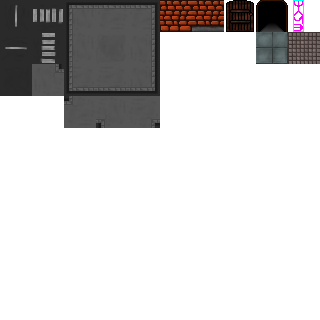
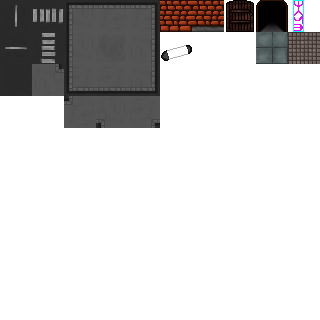
Revision of a layered 320×320 image; what changed, layer by layer:
painted on "Calque 1" over 161, 45, 192, 61
